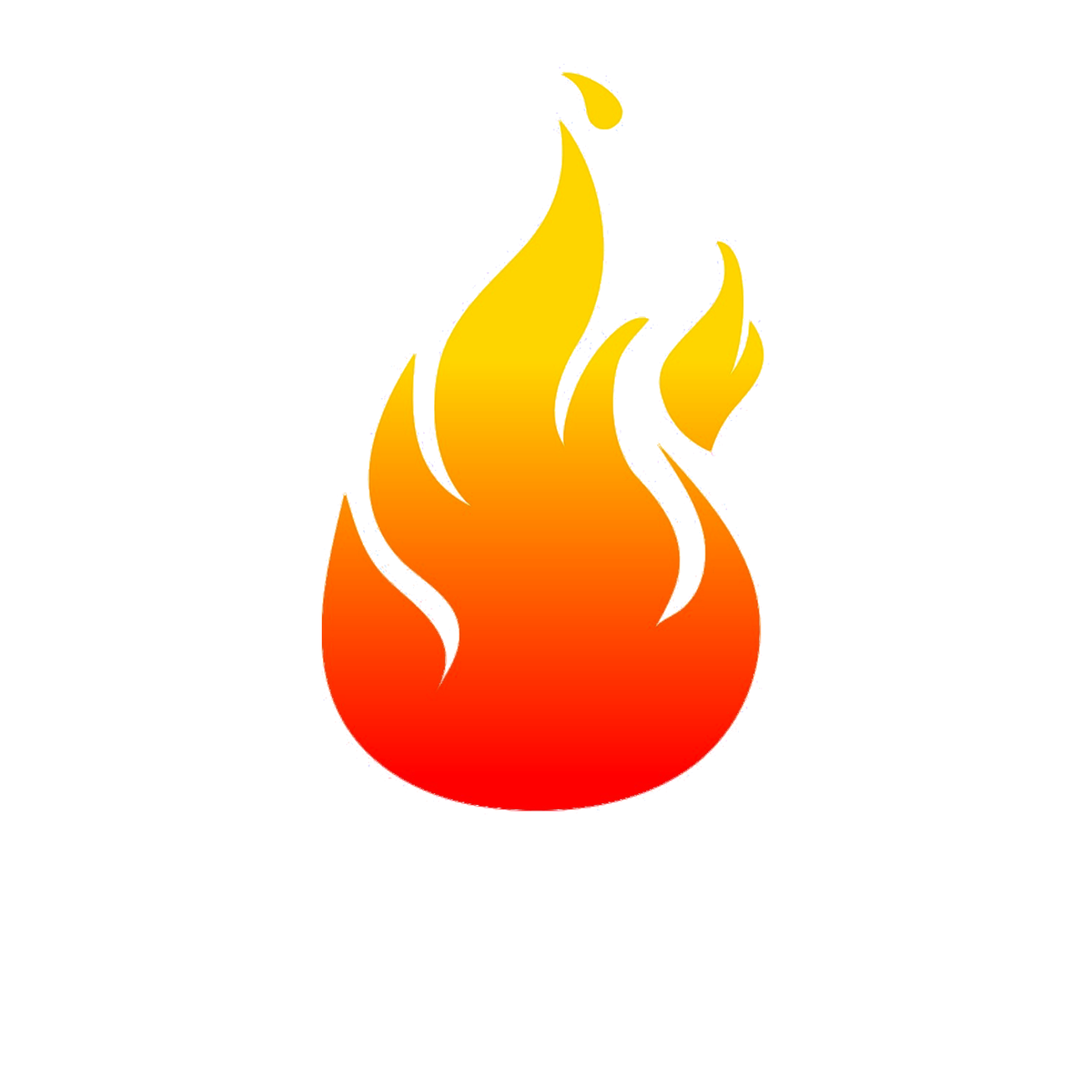
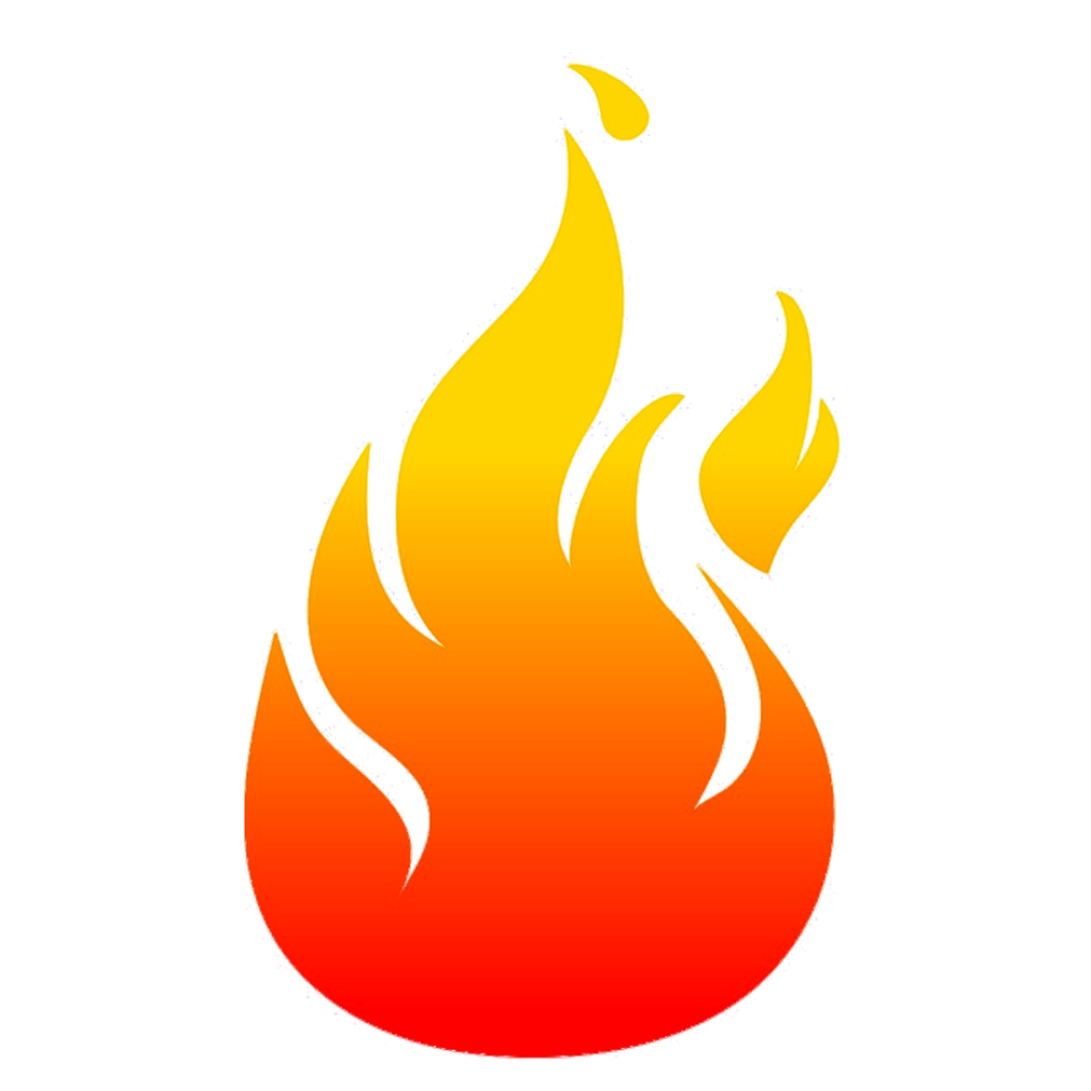
Comparing the layer stacks of the two 1091 x 1091 images. Changes:
painted on "Pasted Layer copy" over bbox(243, 51, 848, 1064)
